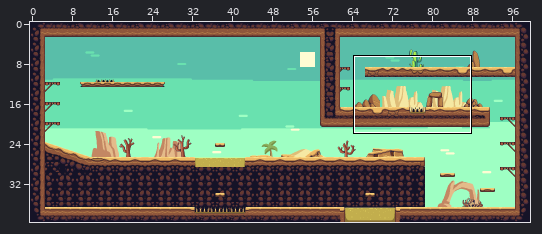
Tiled map, stored at assets/Tilesets Tilemaps/Level2.tmx. The first picture is a wide view before the edit; the outline marks the close-up.
Close-up. Before:
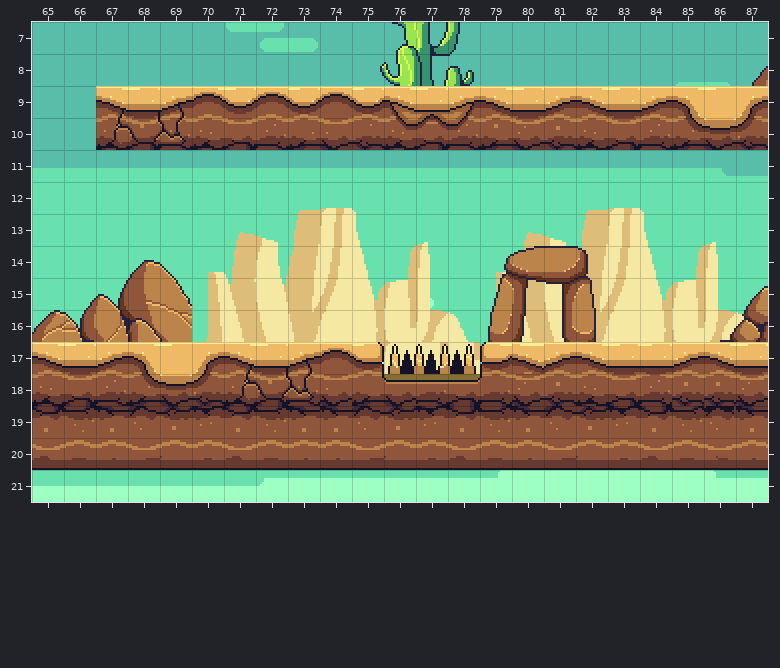
Cells are 16x16 px. Shown: x 65..87, y 7..21. The commit also changed other parts of the map, which this record leaves out.
Now the later version:
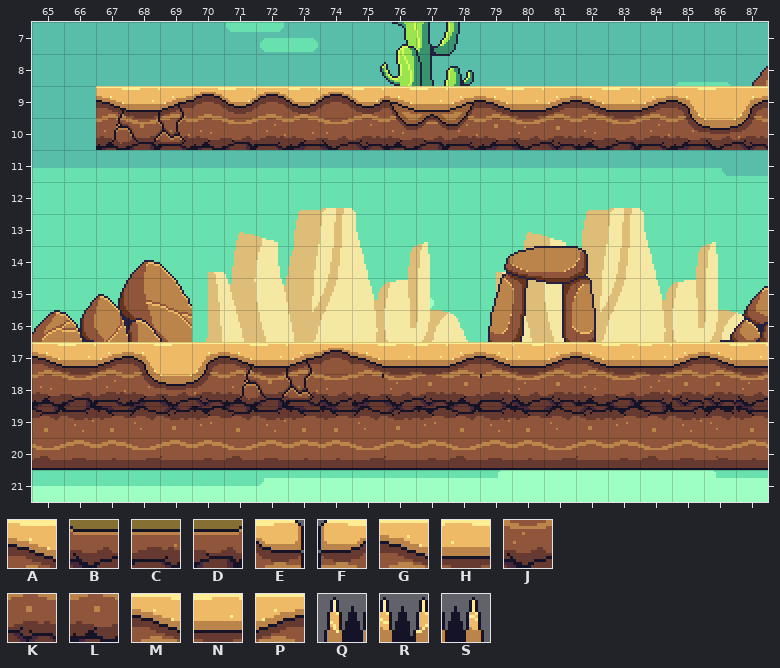
Key: from "Desert_environment_tiles_01": A 359, B 424, C 428, D 433, E 575, F 586, G 773, H 774, J 838, K 839, L 849, M 998, N 999, P 1000, Q 1846, R 1847, S 1848.
_ is an empty cell.
Change:
Layer "Ground":
y 17: x 75..80 EQRSFA -> MNNPGH
y 18: x 76..78 BCD -> JKL
Boxes around the changes in both close-ups, in picture pixels (x1, y1, x2, y2):
changed: (352, 342, 544, 406)
